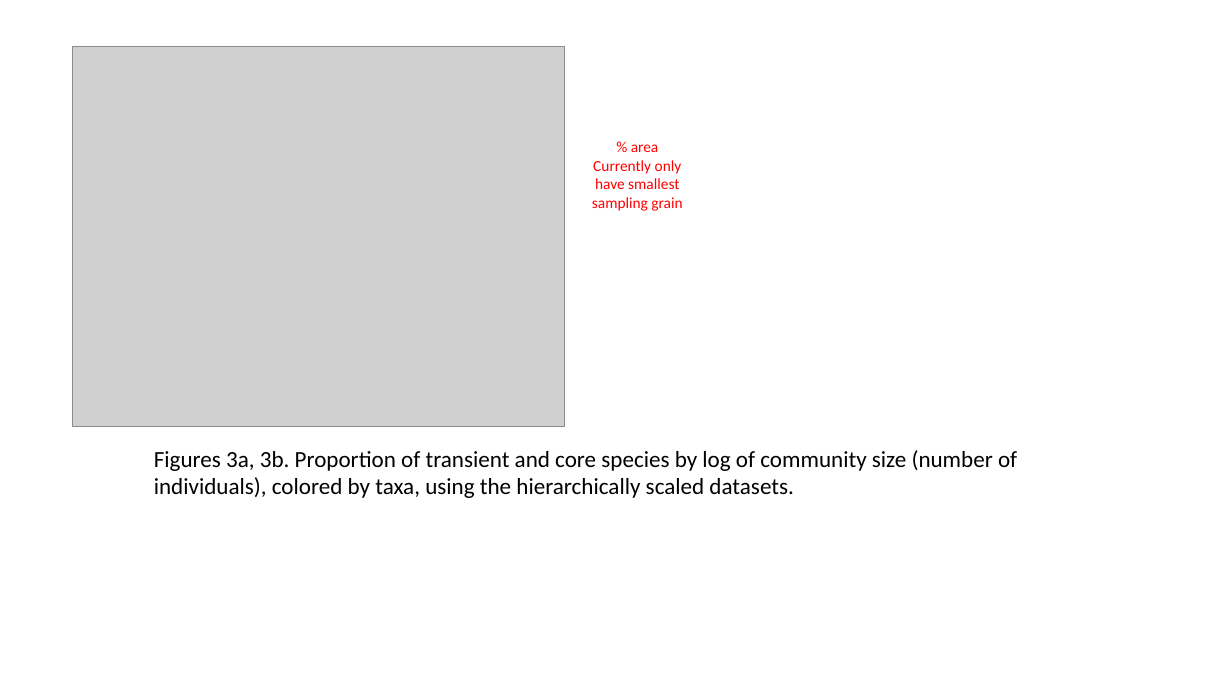
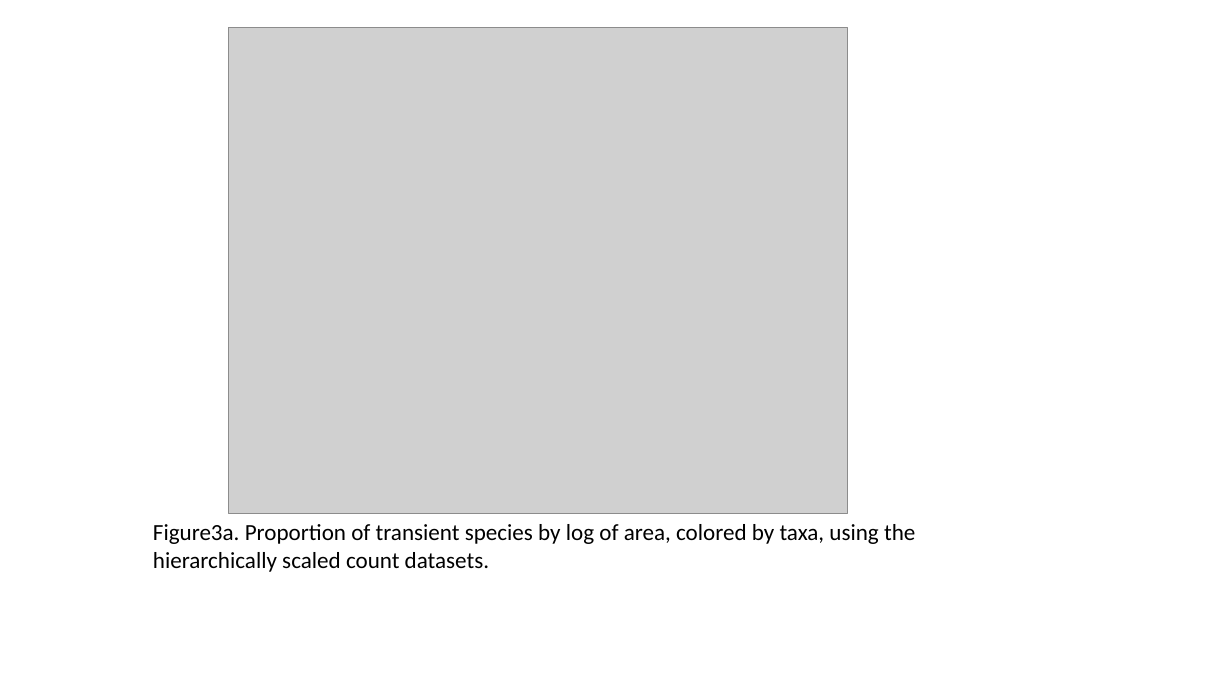
Before and after one commit to hurlbertlab/core-transient, a slide deck: slide 4 of output/plots/Presentation1.pptx. Drawn at 1232x693 pixels with LibreOffice and Linux fonts; fonts in the diff are those of the drawing; grey boxes stand for pictures. Boxes give left, top, right and bottom in pixels: in the first picture for what was removed or moved away, otherwise in the second. Text is boxed around its words. In the diff, an @@ line names an element or a change of style, - is before the commit and + after.

```diff
--- a/output/plots/Presentation1.pptx
+++ b/output/plots/Presentation1.pptx
@@ picture added at (228, 28, 848, 514) @@
@@ picture removed at (72, 46, 565, 427) @@
@@ text removed at (592, 144, 682, 211) @@
-% area
-Currently only have smallest sampling grain
@@ text at (153, 524, 915, 572): text changed @@
-Figures 3a, 3b. Proportion of transient and core species by log of community size (number of individuals), colored by taxa, using the hierarchically scaled datasets.
+Figure3a. Proportion of transient species by log of area, colored by taxa, using the hierarchically scaled count datasets.
```
Also in this commit, not shown: 1 other slide changed, 2 slides added, 12 other files.
